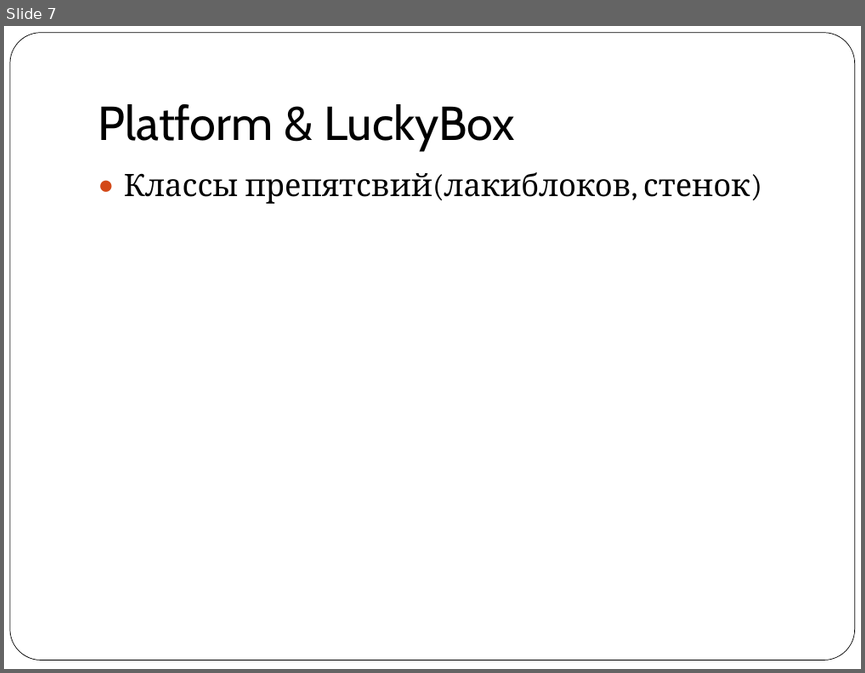
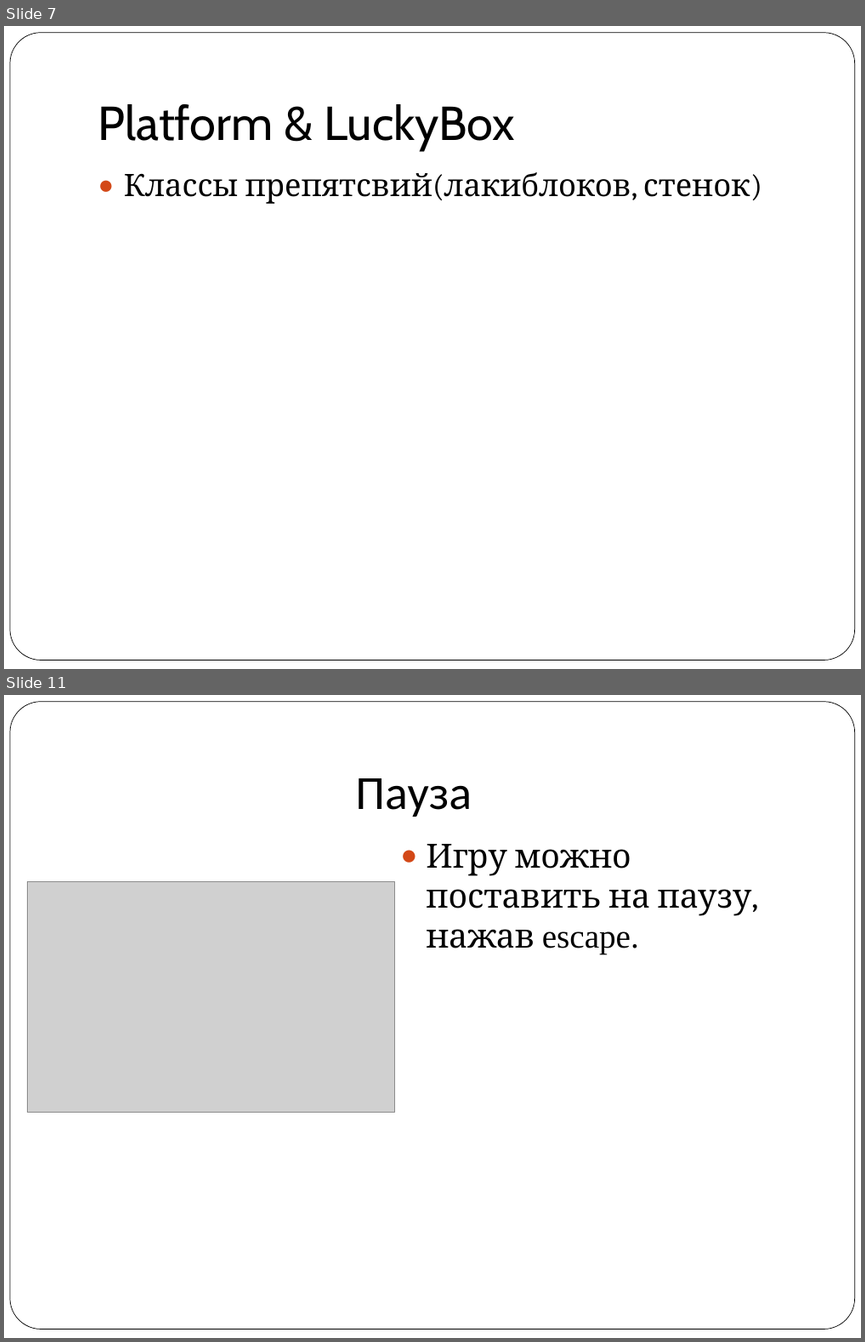
Before and after one commit to vitaly06/SuperMario, a slide deck: piton.ppt. Shown one above the other, each under a label of ours: slide 7 before the commit, slides 7 and 11 after it; the slides between them are not shown. The pictures are 865x673 and 865x1342 pixels, drawn with LibreOffice and Linux fonts; fonts in the diff are those of the drawing; grey boxes stand for pictures. Boxes give left, top, right and bottom in pixels: in the first picture for what was removed or moved away, otherwise in the second. Text is boxed around its words. In the diff, an @@ line names an element or a change of style, - is before the commit and + after.

```diff
--- a/piton.ppt
+++ b/piton.ppt
@@ slide 11 added at <box>4,695,861,1338</box>, background #FFFFFF; not listed: 1 template element that a slide beside it also shows @@
@@ title added at <box>355,778,472,817</box>, 40 pt, text #000000 @@
+Пауза
@@ text added at <box>426,844,751,954</box>, 28 pt, text #000000 @@
+● Игру можно поставить на паузу, нажав escape.
@@ picture added at <box>27,882,395,1112</box> @@
```
Also in this commit, not shown: 2 slides changed, 3 other slides added, 8 slides removed, 9 other files.
